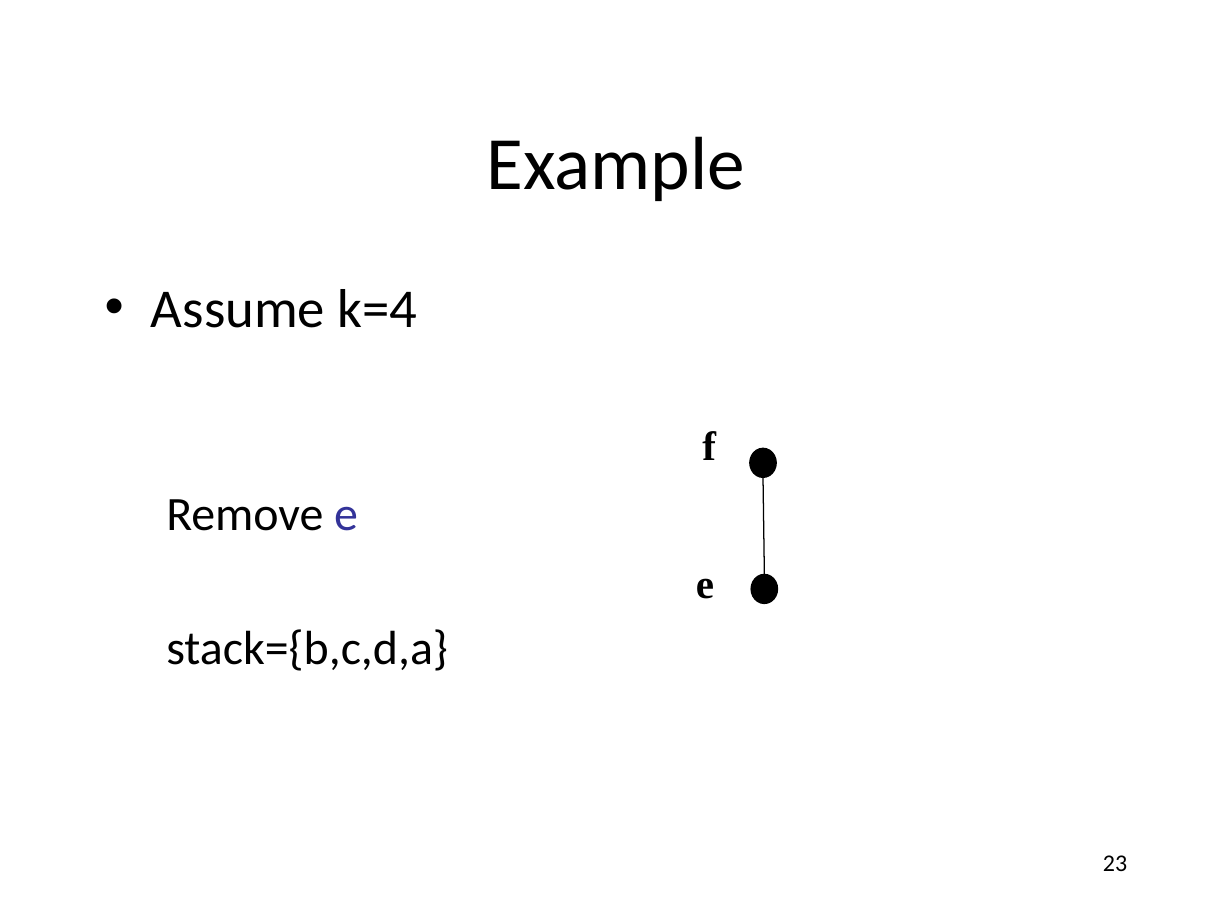
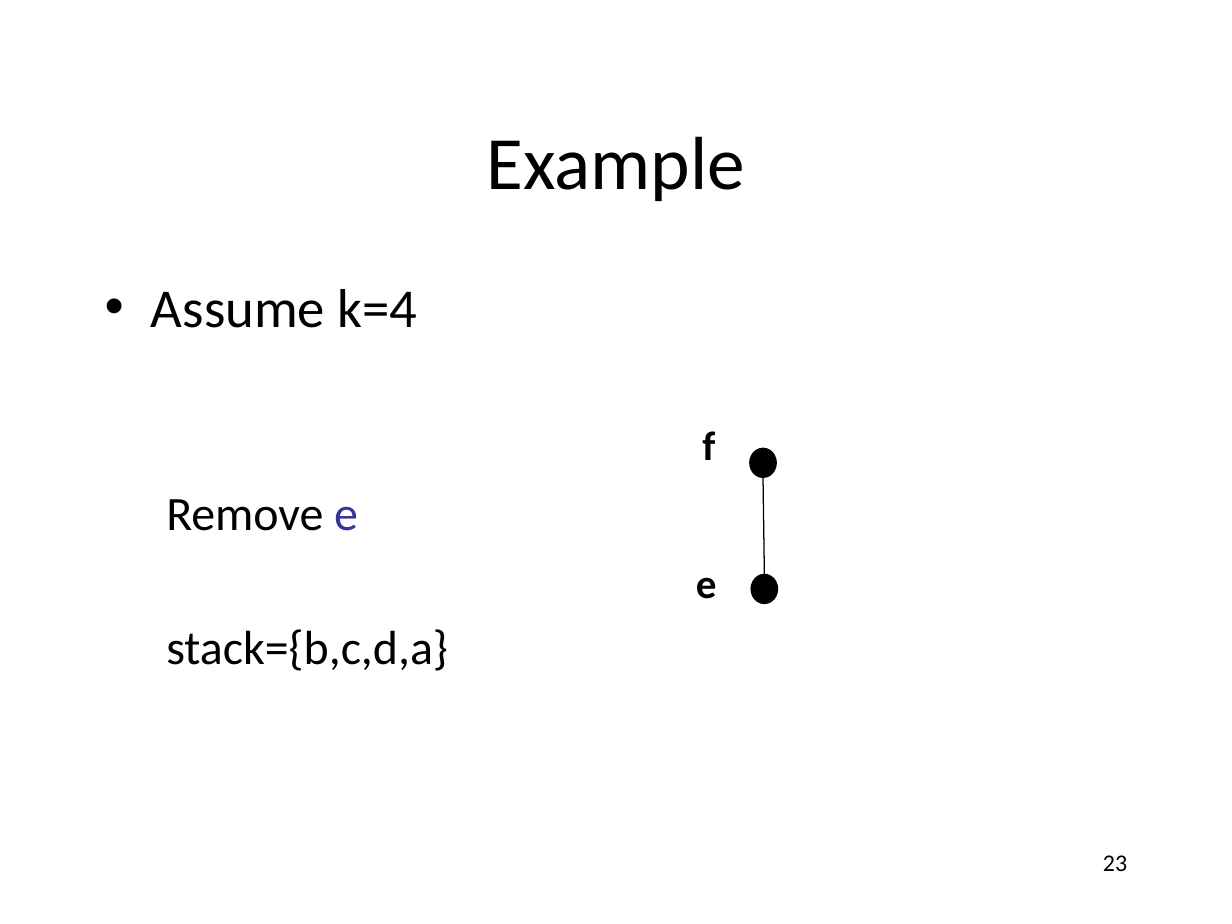
Before and after one commit to anoopsarkar/compilers-class, a slide deck: slide 23 of assets/ppt/opt/regalloc.pptx. Drawn at 1232x924 pixels with LibreOffice and Linux fonts; fonts in the diff are those of the drawing. Boxes give left, top, right and bottom in pixels: in the first picture for what was removed or moved away, otherwise in the second. Text is boxed around its words. In the diff, an @@ line names an element or a change of style, - is before the commit and + after.

Commit message:
improved examples in regalloc

```diff
--- a/assets/ppt/opt/regalloc.pptx
+++ b/assets/ppt/opt/regalloc.pptx
@@ text "f" at <box>702,431,715,460</box>: font Times New Roman to Calibri @@
@@ text "e" at <box>696,577,717,599</box>: font Times New Roman to Calibri @@
```
Also in this commit, not shown: 66 other slides changed, 2 other files.
